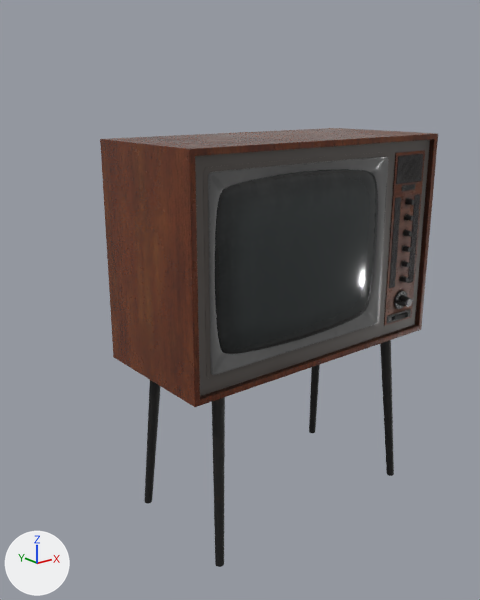
The glTF model video-on-mesh/assets/glb/retro-tv.glb, before and after one commit.
Camera for both pictures: a 50 mm camera at (-5.13, -6.13, 5.04) aimed at (-0.15, 0.1, 2.55). Arrows for +X, +Y and +Z are at lower left; the lights stay in place. Where no turn or scale is listed for an object, it has been applied to the vertices.

Names of what the first picture shows: 'Selector_Main_0.001', 'Switch_Main_0.001', 'TV_Main_0.001', 'mesh'.
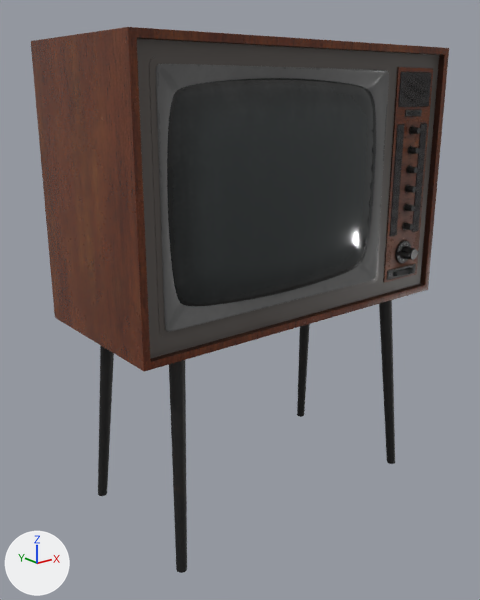
ob_sketchfab_model is not drawn itself; it is the parent of ob_retrotv0319_fbx.

Changed parts and their boxes [x1, y1, x2, y2] in the pictures (480 x 600 px):
'TV_Main_0', moved, rescaled (not visible before): after [31, 27, 449, 573]
'TV_Main_0.001', deleted: before [100, 128, 438, 567]
'mesh', moved, rescaled (28% wider, 23% taller): before [215, 169, 378, 354]; after [167, 78, 376, 306]
'Selector_Main_0', moved, rescaled (not visible before): after [395, 241, 419, 263]
'Selector_Main_0.001', deleted: before [394, 290, 413, 309]
'Switch_Main_0', moved, rescaled (not visible before): after [393, 268, 413, 276]
'Switch_Main_0.001', deleted: before [392, 312, 409, 320]

The change in detail:
Object 'TV_Main_0' (ob_tv_main_0) is rescaled from (0.00432, 0.00432, 0.00432) to (1.0, 1.0, 1.0).
In object 'TV_Main_0' (ob_tv_main_0), parent is now set to ob_tv.
Object 'TV_Main_0' (ob_tv_main_0) moves from (0.155, -0.274, -0.0872) to (0.0, 0.0, 0.0).
Object 'Sketchfab_model' (ob_sketchfab_model) moves from (0.149, -0.263, -0.0837) to (0.0, 0.0, 0.0).
Object 'Sketchfab_model' (ob_sketchfab_model) is rescaled from (0.0364, 0.0364, 0.0364) to (0.0434, 0.0434, 0.0434).
Object 'Selector_Main_0.001' (ob_selector_main_0_001) is deleted.
Object 'Switch_Main_0.001' (ob_switch_main_0_001) is deleted.
Object 'TV_Main_0.001' (ob_tv_main_0_001) is deleted.
